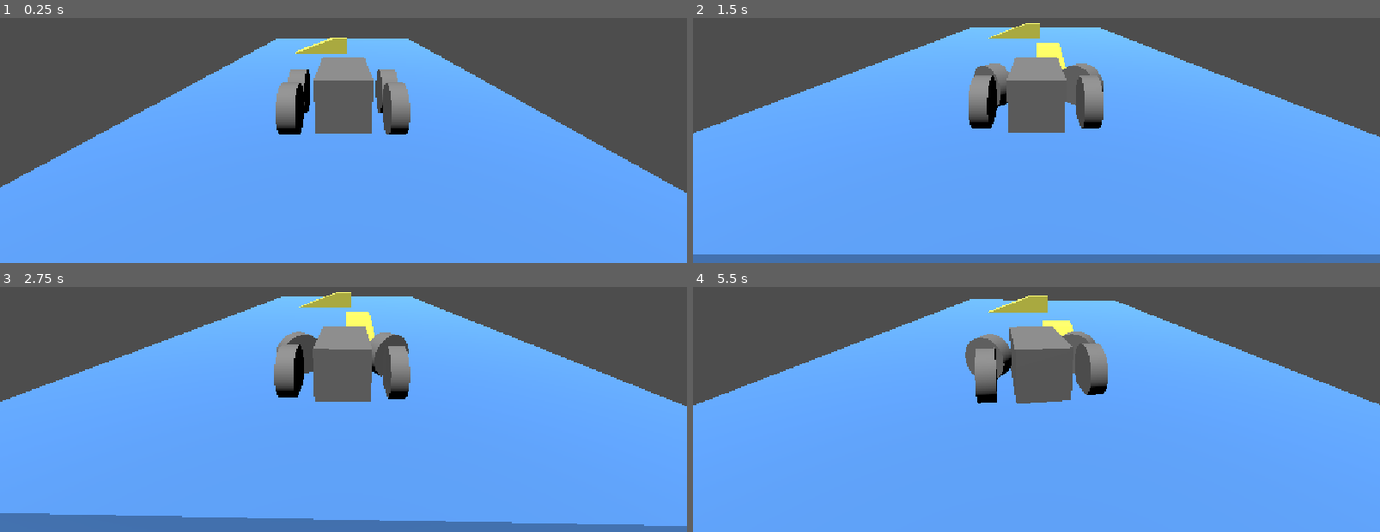
Above: before the commit, frames 1-4 (two rows, left to right).
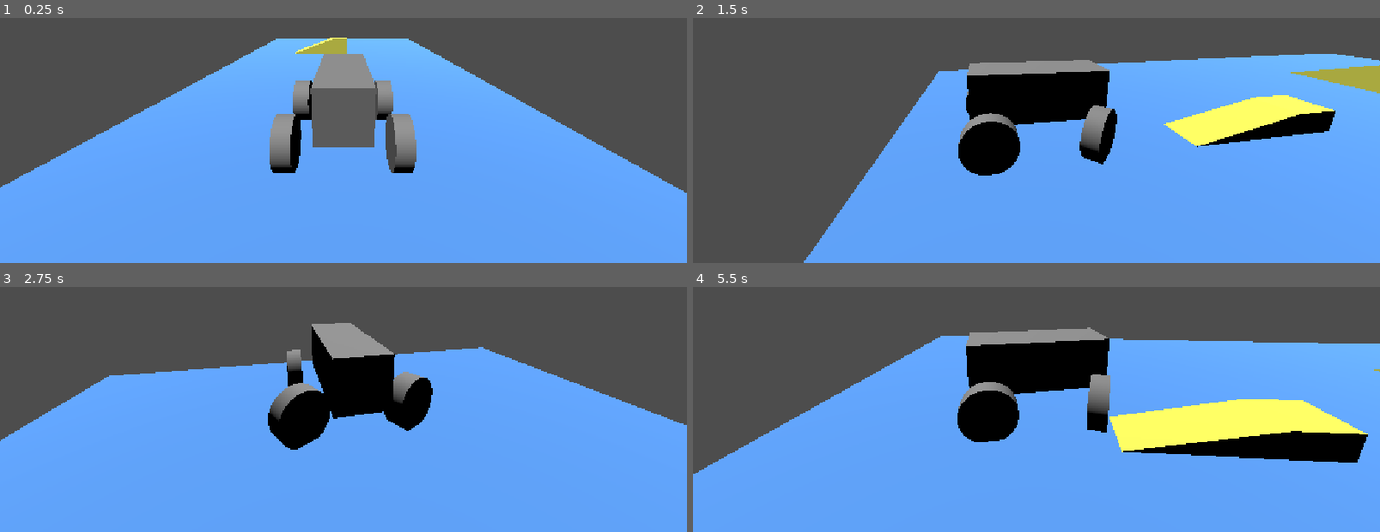
Above: after the commit, the same moments.

Repository: MauroEscalante-Hub/Linea-San-Gnomo
Game: Godot game, scene res://escena_para_pruebas.tscn
The game is run twice, just before and just after one commit, with the same random seed, the same clock (stepped at 60 frames per second) and the same inputs. The project has no main scene, so this scene is started directly.
Inputs:
- Up to frame 1 (0.25 s): no input
- Up to frame 2 (1.5 s): hold D (derecha) 0.53-1.28 s; tap S (frenar) at 0.6, 1.35 s; hold A (izquierda) from 1.28 s (still down)
- Up to frame 3 (2.75 s): release A (izquierda) at 2.03 s; hold D (derecha) from 2.03 s (still down); tap S (frenar) at 2.1 s
- Up to frame 4 (5.5 s): release D (derecha) at 2.78 s; hold W (avanzar) 2.78-3.53 s; tap S (frenar) every 0.75 s from 2.85 to 5.1 s; hold A (izquierda) from 3.53 s (still down)

The runs differ from the first frame. In frame 1, 4.4% of the frame differs, in the area x 39-61%, y 14-64%; in frame 2, 40%, in the area x 0-100%, y 2-100%; in frame 3, 25%; in frame 4, 29%.

Commit message:
kick off

Diff:
--- a/Escenas/jugador/jugador.tscn
+++ b/Escenas/jugador/jugador.tscn
@@ -3,14 +3,11 @@
 [ext_resource type="Script" uid="uid://cqo31utn3jfmm" path="res://escenas/jugador/jugador.gd" id="1_vquro"]
 [ext_resource type="Script" uid="uid://dmc10gvf5cawg" path="res://escenas/jugador/camara_player.gd" id="2_8cmsc"]
 
-[sub_resource type="BoxShape3D" id="BoxShape3D_8cmsc"]
-size = Vector3(1, 0.99694824, 1.8598633)
-
 [sub_resource type="BoxMesh" id="BoxMesh_u5bk5"]
 size = Vector3(1, 1, 1.8329468)
 
-[sub_resource type="StandardMaterial3D" id="StandardMaterial3D_kh5iw"]
-albedo_color = Color(1, 0.25882354, 0.18431373, 1)
+[sub_resource type="BoxShape3D" id="BoxShape3D_8cmsc"]
+size = Vector3(1, 0.99694824, 1.8598633)
 
 [sub_resource type="CylinderMesh" id="CylinderMesh_8cmsc"]
 height = 0.34014893
@@ -26,48 +23,52 @@
 
 [node name="jugador" type="VehicleBody3D" unique_id=1604139032]
 can_sleep = false
+angular_damp = 3.0
 script = ExtResource("1_vquro")
 
+[node name="MeshInstance3D" type="MeshInstance3D" parent="." unique_id=786756163]
+transform = Transform3D(1, 0, 0, 0, 1, 0, 0, 0, 1.4703977, 0, 0, -0.0024392535)
+mesh = SubResource("BoxMesh_u5bk5")
+
 [node name="CollisionShape3D" type="CollisionShape3D" parent="." unique_id=1328462197]
-transform = Transform3D(1, 0, 0, 0, 1, 0, 0, 0, 1, 0, -0.0015258789, 0.0021972656)
+transform = Transform3D(1, 0, 0, 0, 1, 0, 0, 0, 1.4703977, 0, -0.0015258789, 0.0030801226)
 shape = SubResource("BoxShape3D_8cmsc")
 
-[node name="MeshInstance3D" type="MeshInstance3D" parent="." unique_id=786756163]
-transform = Transform3D(1, 0, 0, 0, 1, 0, 0, 0, 1, 0, 0, -0.0015563965)
-mesh = SubResource("BoxMesh_u5bk5")
-
-[node name="CSGBox3D" type="CSGBox3D" parent="." unique_id=1020500489]
-transform = Transform3D(1, 0, 0, 0, 1, 0, 0, 0, 1, 0, 0, -0.545)
-size = Vector3(0.79, 0.79, 0.86)
-material = SubResource("StandardMaterial3D_kh5iw")
-
 [node name="derecha" type="VehicleWheel3D" parent="." unique_id=73082308]
-transform = Transform3D(-1, 0, -8.742278e-08, 0, 1, 0, 8.742278e-08, 0, -1, 1, -0.05, -0.505)
+transform = Transform3D(-1, 0, -8.742278e-08, 0, 1, 0, 8.742278e-08, 0, -1, 1, -0.4733494, -1.0071124)
 use_as_steering = true
+wheel_friction_slip = 3.0
+suspension_stiffness = 40.0
 
 [node name="MeshInstance3D" type="MeshInstance3D" parent="derecha" unique_id=1807814371]
 transform = Transform3D(-4.371139e-08, 1, 0, -1, -4.371139e-08, 0, 0, 0, 1, 0.019, 0, 0)
 mesh = SubResource("CylinderMesh_8cmsc")
 
 [node name="izquierda" type="VehicleWheel3D" parent="." unique_id=1283648186]
-transform = Transform3D(-1, 0, -8.742278e-08, 0, 1, 0, 8.742278e-08, 0, -1, -1, -0.05, -0.5)
+transform = Transform3D(-1, 0, -8.742278e-08, 0, 1, 0, 8.742278e-08, 0, -1, -1, -0.4733494, -1.0021124)
 use_as_steering = true
+wheel_friction_slip = 3.0
+suspension_stiffness = 40.0
 
 [node name="MeshInstance3D" type="MeshInstance3D" parent="izquierda" unique_id=879670267]
 transform = Transform3D(-4.371139e-08, 1, 0, -1, -4.371139e-08, 0, 0, 0, 1, 0.002, 0, 0)
 mesh = SubResource("CylinderMesh_qsk7m")
 
 [node name="derecha_atras" type="VehicleWheel3D" parent="." unique_id=368855817]
-transform = Transform3D(-1, 0, -8.742278e-08, 0, 1, 0, 8.742278e-08, 0, -1, 1, -0.05, 0.5)
+transform = Transform3D(-1, 0, -8.742278e-08, 0, 1, 0, 8.742278e-08, 0, -1, 1, -0.4733494, 1.0021125)
 use_as_traction = true
+wheel_friction_slip = 3.0
+suspension_stiffness = 40.0
 
 [node name="MeshInstance3D" type="MeshInstance3D" parent="derecha_atras" unique_id=1545732869]
 transform = Transform3D(-4.3711385e-08, 0.99999994, 0, -0.99999994, -4.3711385e-08, 0, 0, 0, 1, 0.017, 0, 0)
 mesh = SubResource("CylinderMesh_kh5iw")
 
 [node name="izquierda_atras" type="VehicleWheel3D" parent="." unique_id=2090882324]
-transform = Transform3D(-1, 0, -8.742278e-08, 0, 1, 0, 8.742278e-08, 0, -1, -1, -0.05, 0.5)
+transform = Transform3D(-1, 0, -8.742278e-08, 0, 1, 0, 8.742278e-08, 0, -1, -1, -0.4733494, 1.0021125)
 use_as_traction = true
+wheel_friction_slip = 3.0
+suspension_stiffness = 40.0
 
 [node name="MeshInstance3D" type="MeshInstance3D" parent="izquierda_atras" unique_id=222053733]
 transform = Transform3D(0.000577406, 0.9999998, -8.73723e-08, -0.9999998, 0.000577406, -8.742276e-08, -8.73723e-08, 8.742276e-08, 1, 0, 0, 0)
--- a/escenas/jugador/jugador.gd
+++ b/escenas/jugador/jugador.gd
@@ -1,9 +1,10 @@
 class_name Coche
 extends VehicleBody3D
 
-@export var max_steer := 1.0
-@export var engine_power := 300
+@export var max_steer := 1.1
+@export var velocidad_de_giro := 10
+@export var engine_power := 100
 
 func _physics_process(delta):
-	steering = move_toward(steering, Input.get_axis("derecha","izquierda") * max_steer, delta * 10)
+	steering = lerp(steering, Input.get_axis("derecha","izquierda") * max_steer, velocidad_de_giro * delta)
 	engine_force = Input.get_axis("frenar", "avanzar") * engine_power
